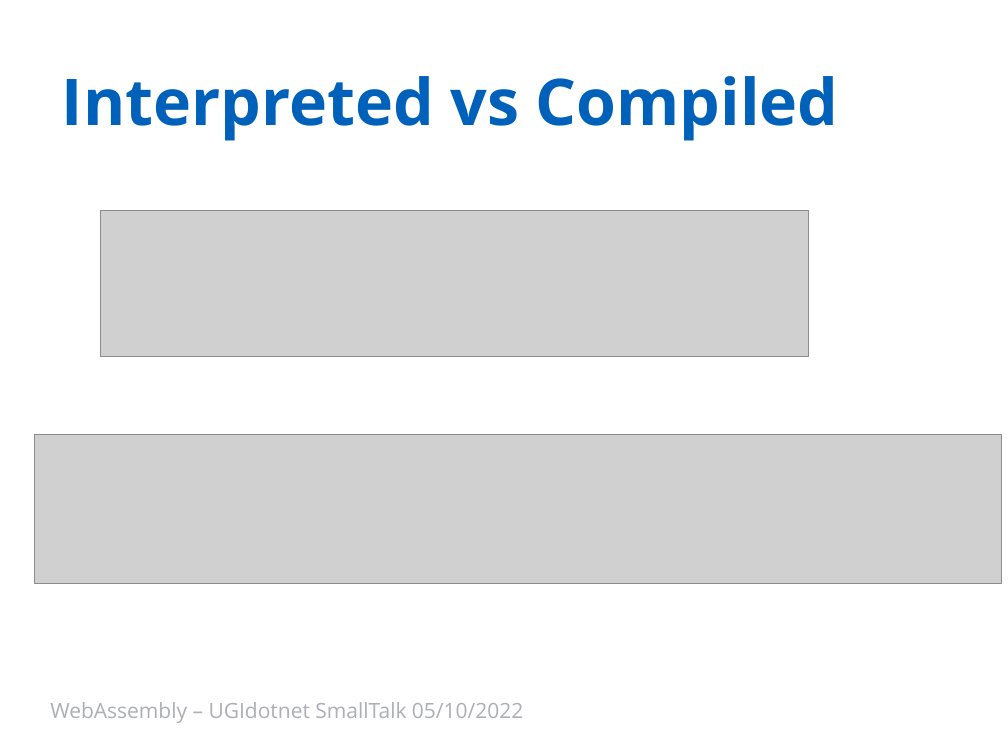
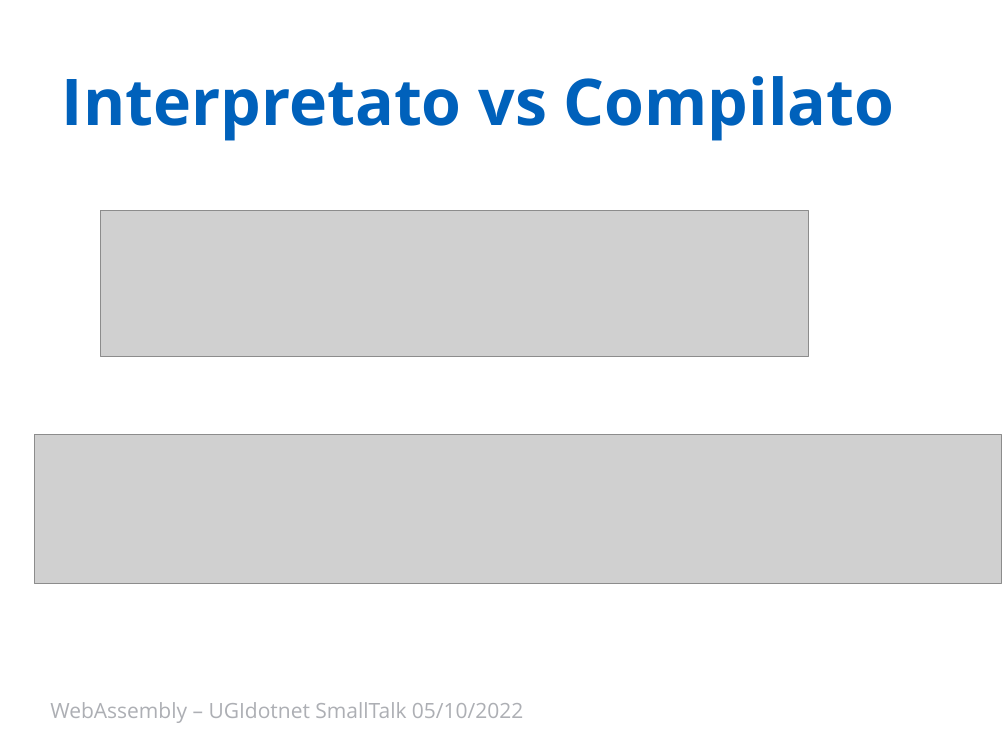
Before and after one commit to Ace68/slide, a slide deck: slide 4 of 2022/XMasDev/WebAssembly.pptx (slide 6 before the commit). Drawn at 1008x756 pixels with LibreOffice and Linux fonts; fonts in the diff are those of the drawing; grey boxes stand for pictures; background and template pictures are left out. Boxes give left, top, right and bottom in pixels: in the first picture for what was removed or moved away, otherwise in the second. Text is boxed around its words. In the diff, an @@ line names an element or a change of style, - is before the commit and + after.

```diff
--- a/2022/XMasDev/WebAssembly.pptx
+++ b/2022/XMasDev/WebAssembly.pptx
@@ title at box(62, 76, 895, 141): text changed @@
-Interpreted vs Compiled
+Interpretato vs Compilato
```
Also in this commit, not shown: 8 other slides changed, 1 slide added, 6 slides removed, 1 other file.
